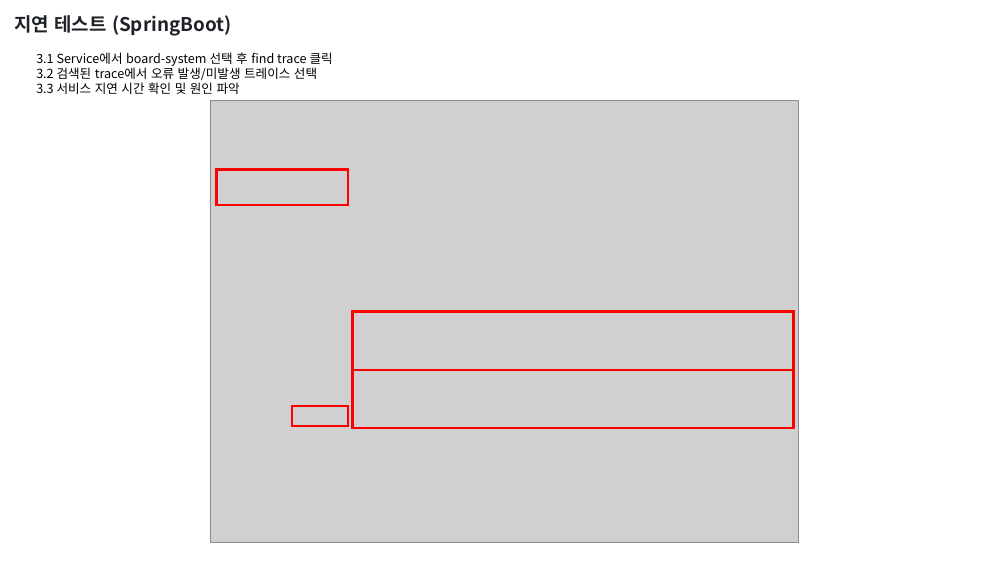
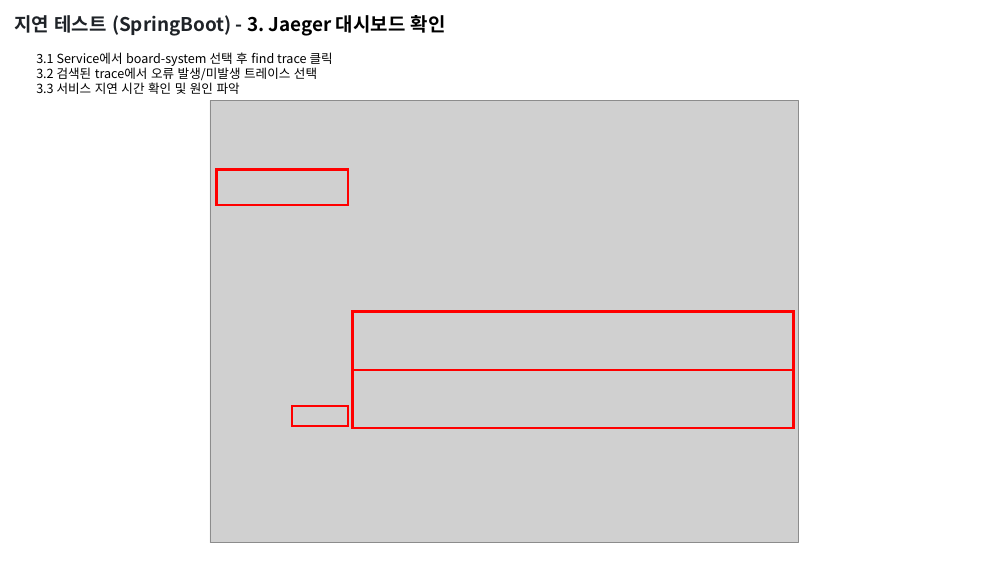
Before and after one commit to kkimsungchul/otel, a slide deck: slide 4 of otel-ppt/테스트 시나리오_v1.0.pptx. Drawn at 1008x567 pixels with LibreOffice and Linux fonts; fonts in the diff are those of the drawing; grey boxes stand for pictures. Boxes give left, top, right and bottom in pixels: in the first picture for what was removed or moved away, otherwise in the second. Text is boxed around its words. In the diff, an @@ line names an element or a change of style, - is before the commit and + after.

Commit message:
2024.07.05 - 테스트 시나리오 minor fix

```diff
--- a/otel-ppt/테스트 시나리오_v1.0.pptx
+++ b/otel-ppt/테스트 시나리오_v1.0.pptx
@@ text at [15,15,446,36]: text changed @@
-지연 테스트 (SpringBoot)
+지연 테스트 (SpringBoot) - 3. Jaeger 대시보드 확인
```
Also in this commit, not shown: 9 other slides changed.
